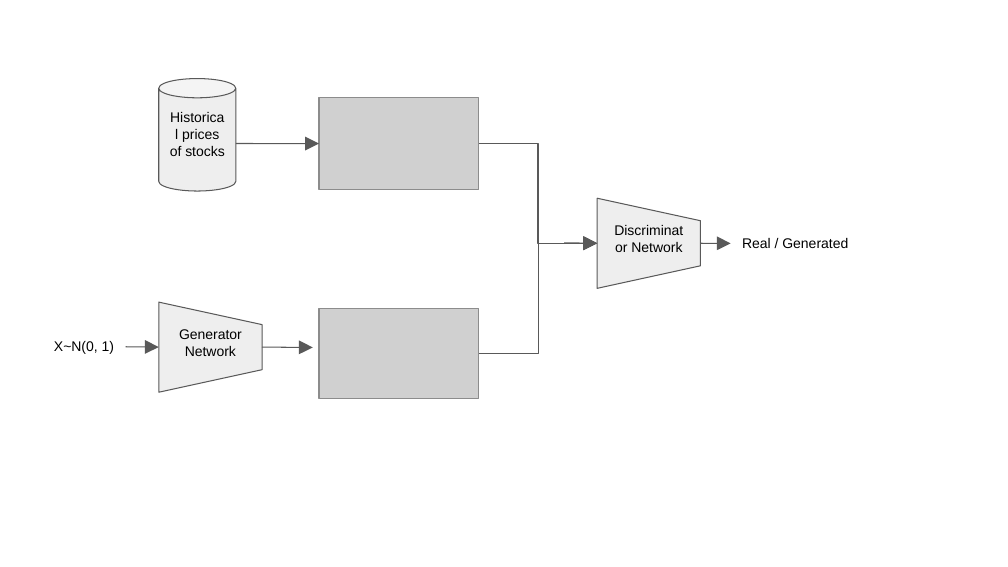
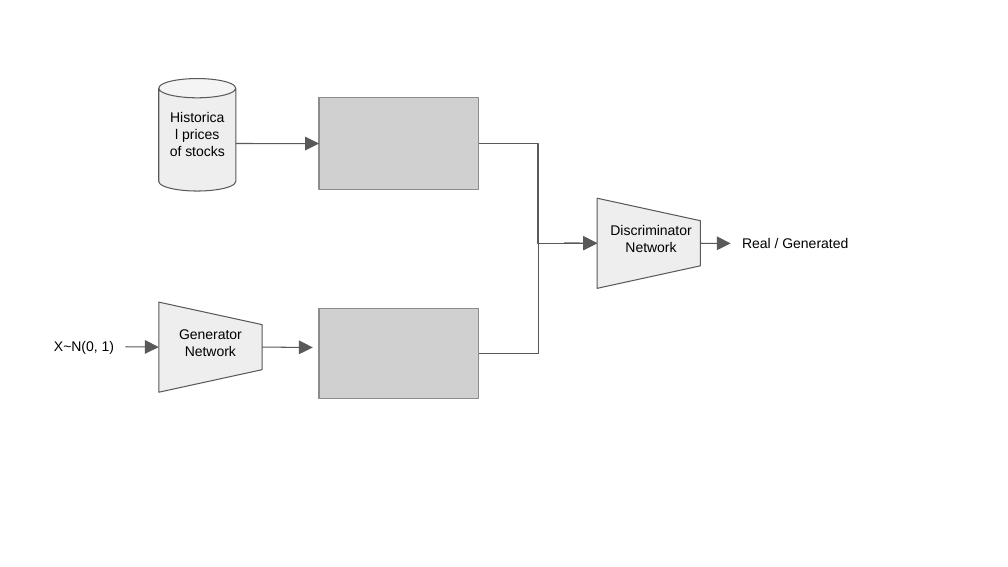
Before and after one commit to MiloMallo/Stock, a slide deck: slide 1 of figures/Stock_GAN.odp. Drawn at 1008x567 pixels with LibreOffice and Linux fonts; fonts in the diff are those of the drawing; grey boxes stand for pictures. Boxes give left, top, right and bottom in pixels: in the first picture for what was removed or moved away, otherwise in the second. Text is boxed around its words. In the diff, an @@ line names an element or a change of style, - is before the commit and + after.

```diff
--- a/figures/Stock_GAN.odp
+++ b/figures/Stock_GAN.odp
@@ text "Discriminator Network" rewrapped from <box>631,242,682,252</box> to <box>610,225,691,252</box> @@
```
Also in this commit, not shown: 4 other files.
